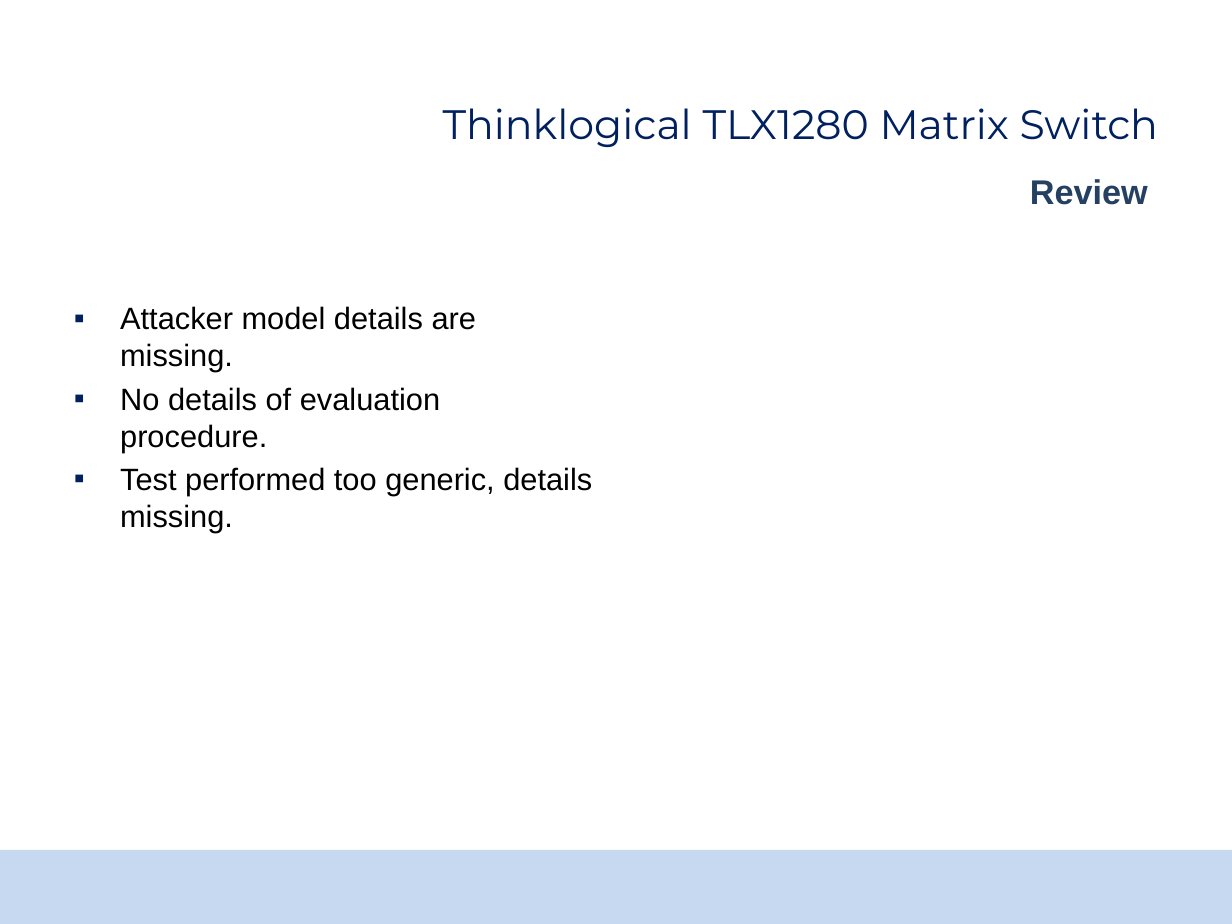
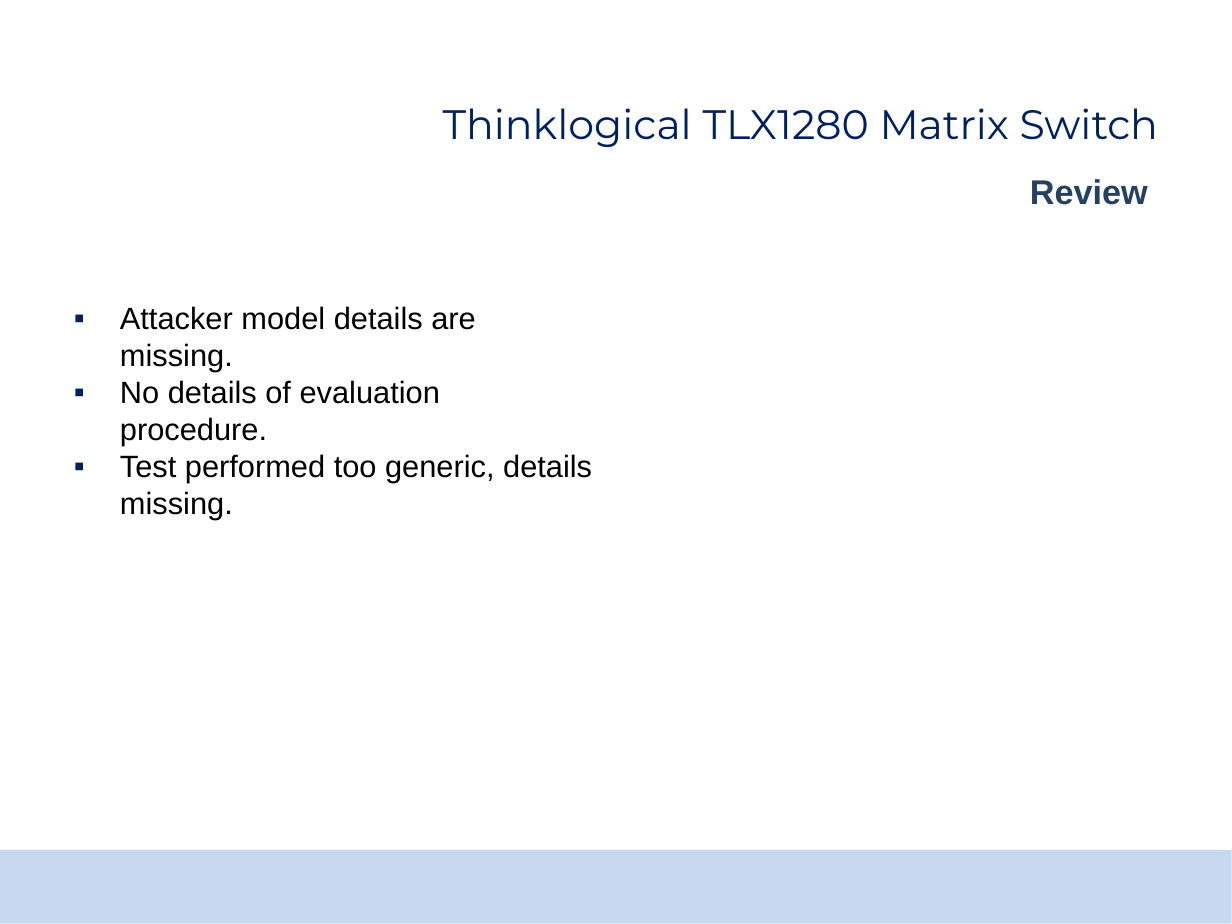
Before and after one commit to TomasMadeja/pv204_Team_Project_Supercalifragilisticexpialidocious, a slide deck: slide 6 of certificate_analysis/pv204_project_report.pptx. Drawn at 1232x924 pixels with LibreOffice and Linux fonts; fonts in the diff are those of the drawing; background and template pictures are left out. Boxes give left, top, right and bottom in pixels: in the first picture for what was removed or moved away, otherwise in the second. Text is boxed around its words. In the diff, an @@ line names an element or a change of style, - is before the commit and + after.

```diff
--- a/certificate_analysis/pv204_project_report.pptx
+++ b/certificate_analysis/pv204_project_report.pptx
@@ text "Attacker model details are missing." at (120, 306, 592, 520): indent changed; less space between paragraphs @@
```
Also in this commit, not shown: 11 other slides changed, 4 slides added, 1 slide removed.
